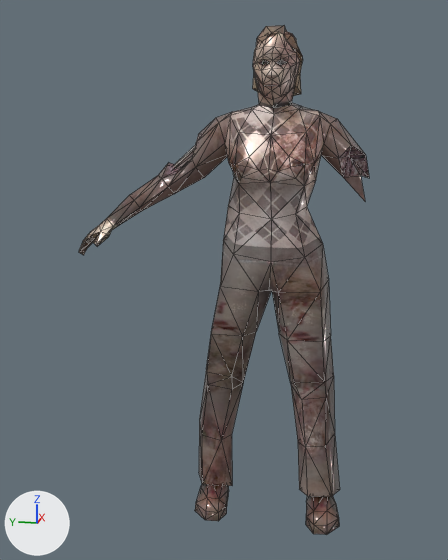
What one commit did to the glTF model visualization/3D/models/3DRT/zombie_female2_text6_crawl.glb.
Camera for both pictures: a 50 mm lens placed at (-22.59, -2.66, 14.61), pointed at (-0.35, 1.79, 9.05). Every picture has the same lights, and +X, +Y and +Z are marked at lower left. Mesh edges are drawn as thin lines.

Objects in the first picture: 'female_zomb_v2.ms3d.m'.
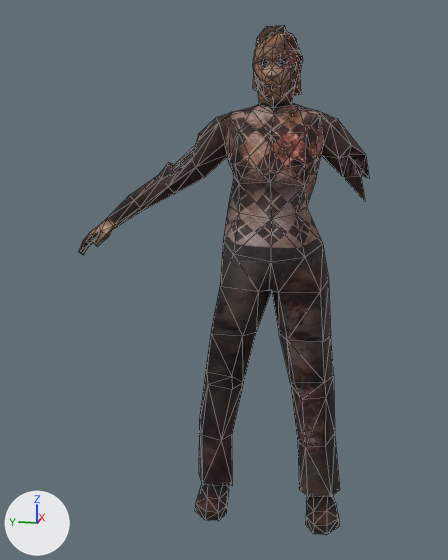
Changed parts and their boxes (x1, y1, x2, y2) in the pictures (448 x 560 px):
'female_zomb_v2.ms3d.m', surface changed
    both: (80, 26, 369, 535)

Edits to the bpy script that builds the scene:
```text
Change img_zomb_f_06:
    img_zomb_f_06: load_image('zomb-f_06', '_unpacked/zomb-f_06', 1024, 1024, 'Non-Color') -> load_image('zomb-f_06', '_unpacked/zomb-f_06', 1024, 1024, 'sRGB')
Change mat_zombie:
    where n0 = _N.new('ShaderNodeBsdfPrincipled'); n0.name = 'Principled BSDF'
    add n0.inputs[2].default_value = 1.0  # 'Roughness'
    remove n3 = _N.new('ShaderNodeSeparateColor'); n3.name = 'Separate Color'
    remove n4 = _N.new('ShaderNodeTexImage'); n4.name = 'Image Texture.001'
    remove n4.image = img_zomb_f_06
    remove _L.new(n3.outputs[2], n0.inputs[1])  # 'Blue' to 'Metallic'
    remove _L.new(n3.outputs[1], n0.inputs[2])  # 'Green' to 'Roughness'
    remove _L.new(n4.outputs[0], n3.inputs[0])  # 'Color' to 'Color'
```
